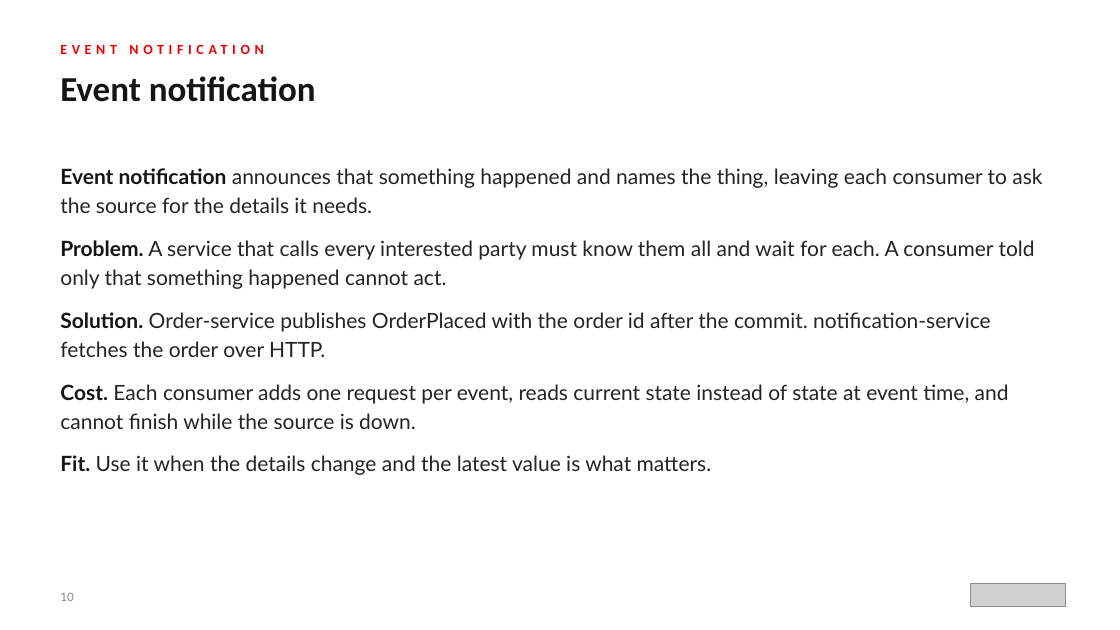
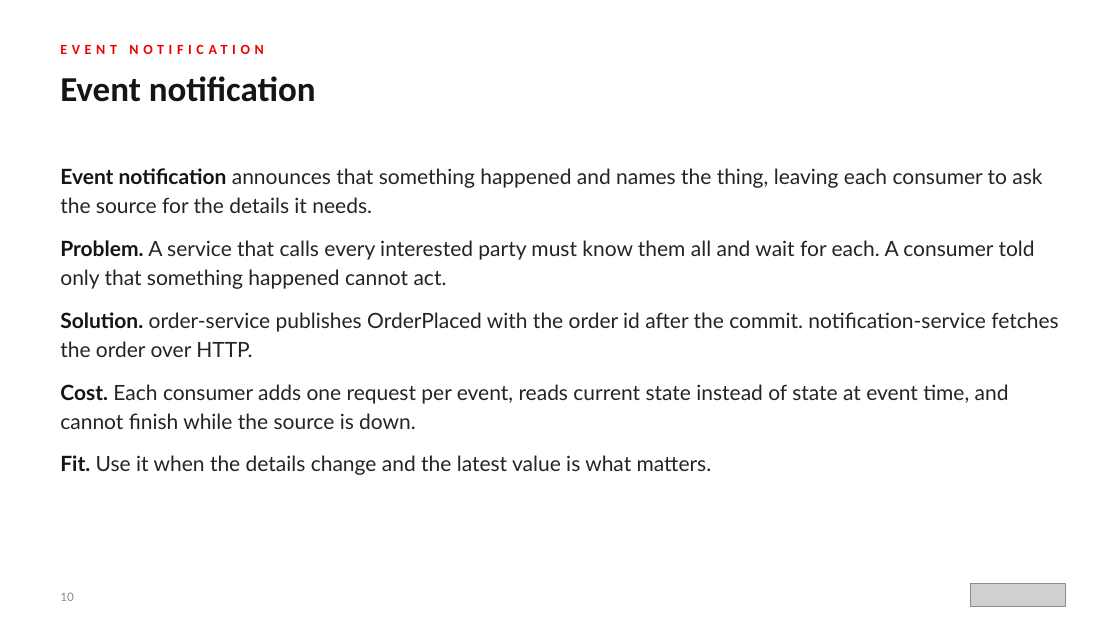
Before and after one commit to patterncatalyst/event-driven-patterns-with-quarkus-and-camel, a slide deck: slide 10 of lgtm-presentation/Event-Driven-Patterns-with-Quarkus-and-Camel.pptx. Drawn at 1120x630 pixels with LibreOffice and Linux fonts; fonts in the diff are those of the drawing; grey boxes stand for pictures. Boxes give left, top, right and bottom in pixels: in the first picture for what was removed or moved away, otherwise in the second. Text is boxed around its words. In the diff, an @@ line names an element or a change of style, - is before the commit and + after.

```diff
--- a/lgtm-presentation/Event-Driven-Patterns-with-Quarkus-and-Camel.pptx
+++ b/lgtm-presentation/Event-Driven-Patterns-with-Quarkus-and-Camel.pptx
@@ text at (60, 312, 1058, 357): text changed @@
-● Solution. Order-service publishes OrderPlaced with the order id after the commit. notification-service fetches the order over HTTP.
+● Solution. order-service publishes OrderPlaced with the order id after the commit. notification-service fetches the order over HTTP.
```
Also in this commit, not shown: 3 other slides changed, 10 other files.
